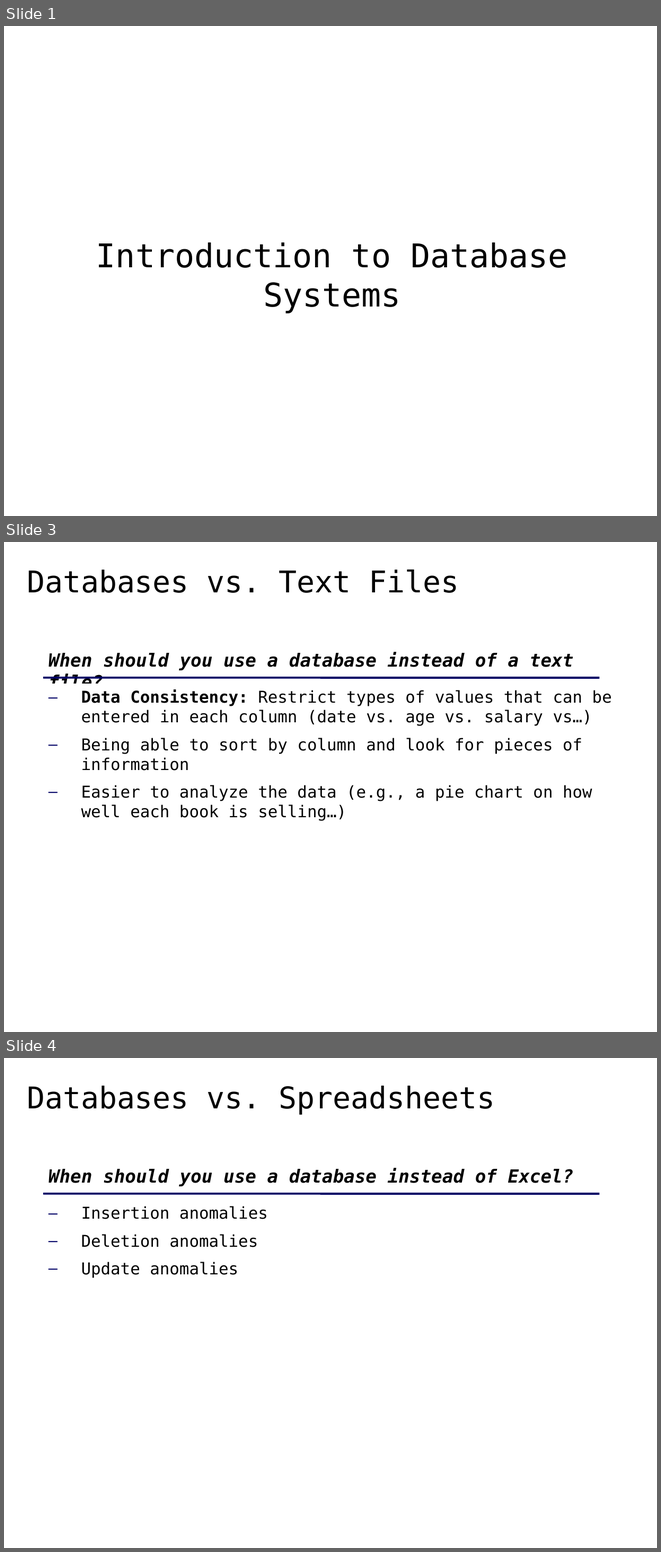
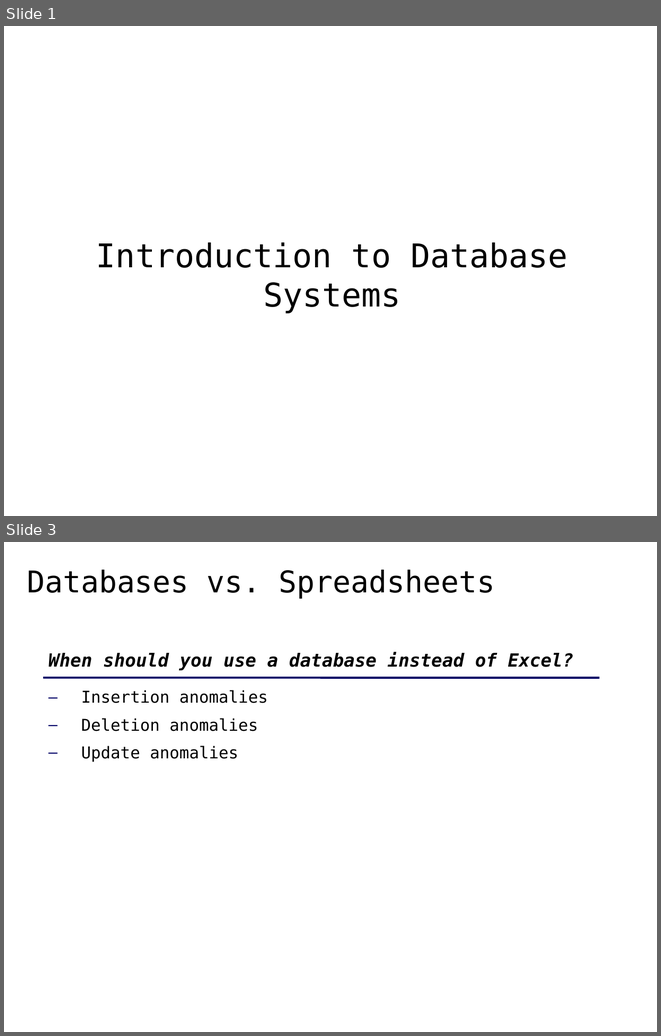
Before and after one commit to ipeirotis/dealing_with_data, a slide deck: 3-SQL/A-ER_modeling-1.pptx. Shown one above the other, each under a label of ours: slides 1, 3 and 4 before the commit, slides 1 and 3 after it; the slides between them are not shown. The pictures are 661x1552 and 661x1036 pixels, drawn with LibreOffice and Linux fonts; fonts in the diff are those of the drawing. Boxes give left, top, right and bottom in pixels: in the first picture for what was removed or moved away, otherwise in the second. Text is boxed around its words. In the diff, an @@ line names an element or a change of style, - is before the commit and + after.

```diff
--- a/3-SQL/A-ER_modeling-1.pptx
+++ b/3-SQL/A-ER_modeling-1.pptx
@@ slide 3 removed at (4,542,657,1032), background #FFFFFF @@
@@ title removed at (27,569,459,593) @@
-Databases vs. Text Files
@@ text removed at (49,652,574,670) @@
-When should you use a database instead of a text file?
@@ line removed from (43, 678) to (600, 678) @@
@@ text removed at (81,689,612,821) @@
-– Data Consistency: Restrict types of values that can be entered in each column (date vs. age vs. salary vs…)
-– Being able to sort by column and look for pieces of information
-– Easier to analyze the data (e.g., a pie chart on how well each book is selling…)
@@ what was slide 4 is now slide 3 @@
```
Also in this commit, not shown: 7 slides changed, 3 other slides removed, 5 other files.
